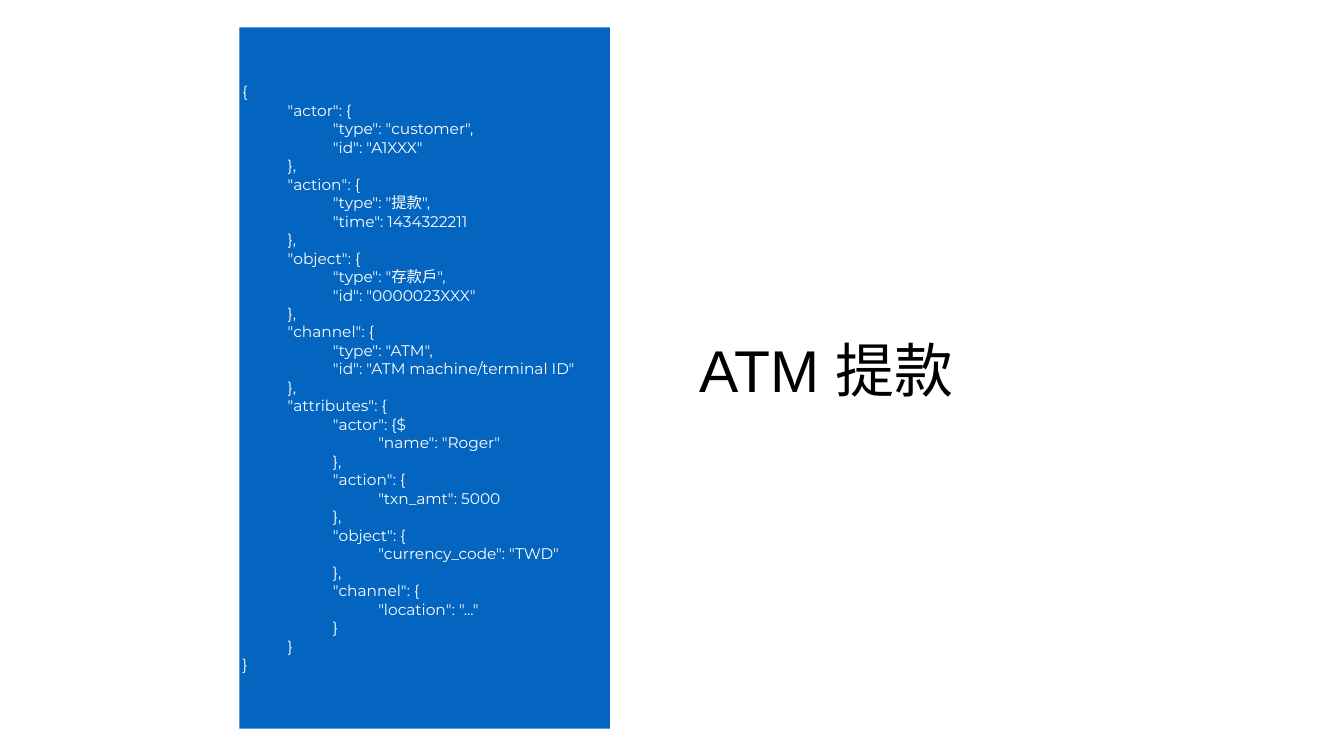
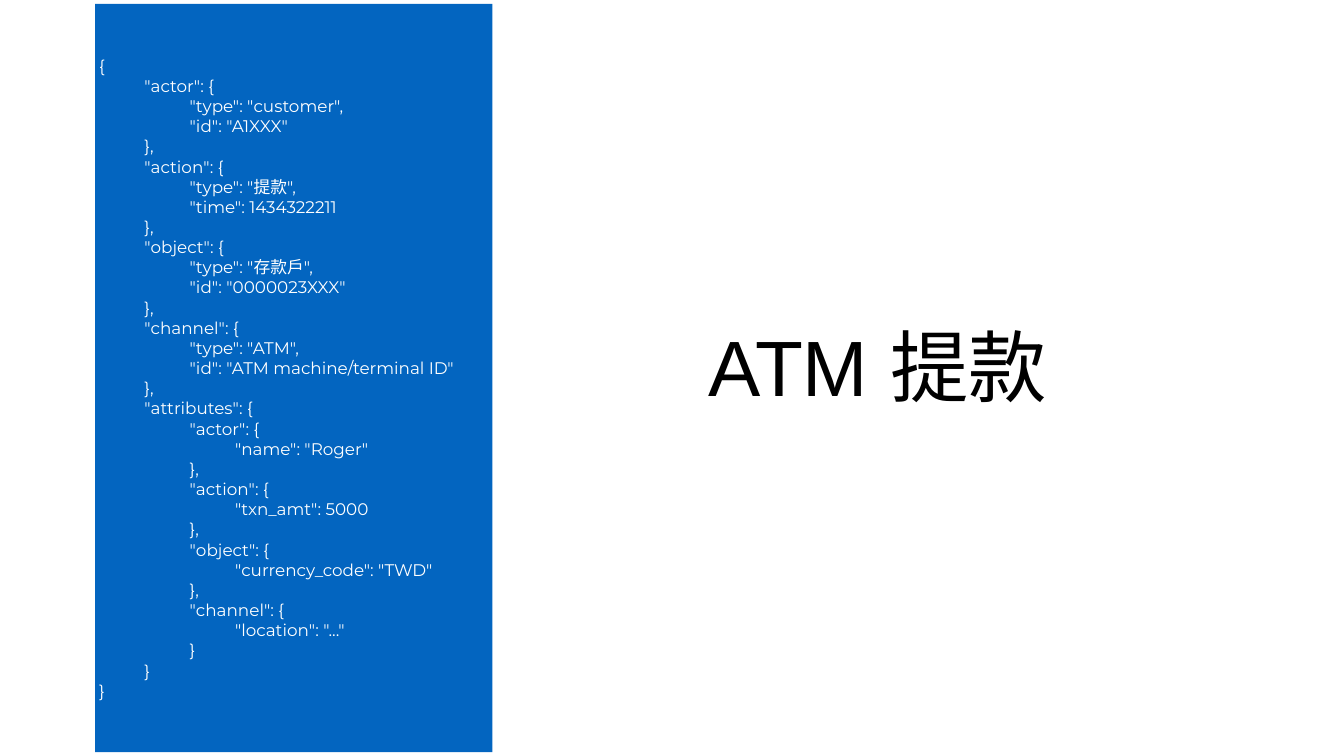
Before and after one commit to cathaylab/sharing, a slide deck: slide 11 of 2016.12.09-Platform/platform.pptx (slide 12 before the commit). Drawn at 1344x756 pixels with LibreOffice and Linux fonts; fonts in the diff are those of the drawing. Boxes give left, top, right and bottom in pixels: in the first picture for what was removed or moved away, otherwise in the second. Text is boxed around its words. In the diff, an @@ line names an element or a change of style, - is before the commit and + after.

```diff
--- a/2016.12.09-Platform/platform.pptx
+++ b/2016.12.09-Platform/platform.pptx
@@ rectangle "{" resized from (x1=239, y1=27, x2=610, y2=728) to (x1=95, y1=4, x2=492, y2=752) @@
@@ text in rectangle at (x1=144, y1=80, x2=454, y2=636): size 22 to 24 pt @@
@@ title "ATM 提款" moved from (x1=699, y1=342, x2=954, y2=397) to (x1=709, y1=330, x2=1047, y2=402) @@
@@ title "ATM 提款" at (x1=709, y1=330, x2=1047, y2=402): size 84.2 to 112 pt @@
@@ text in rectangle at (x1=190, y1=423, x2=249, y2=435): text changed; size 22 to 24 pt @@
-"actor": {$
+"actor": {
```
Also in this commit, not shown: 13 other slides changed, 2 slides added, 1 other file.
